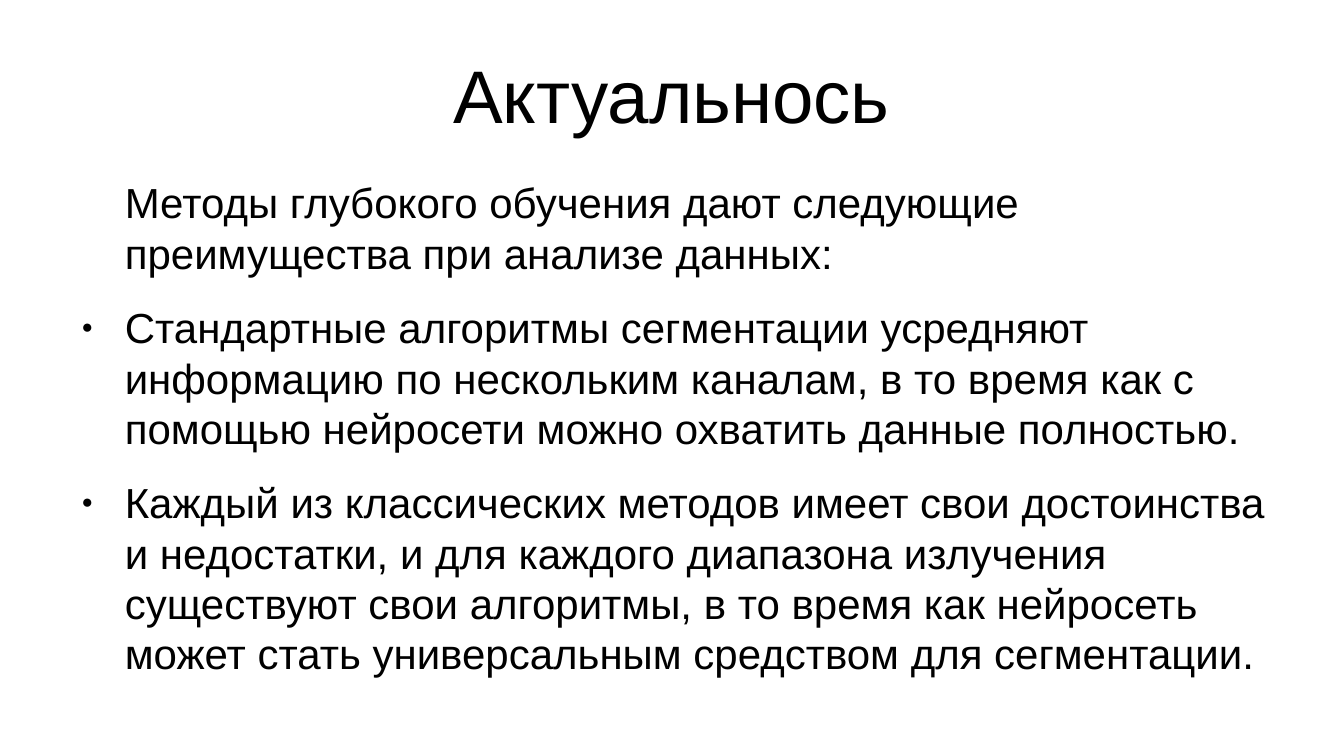
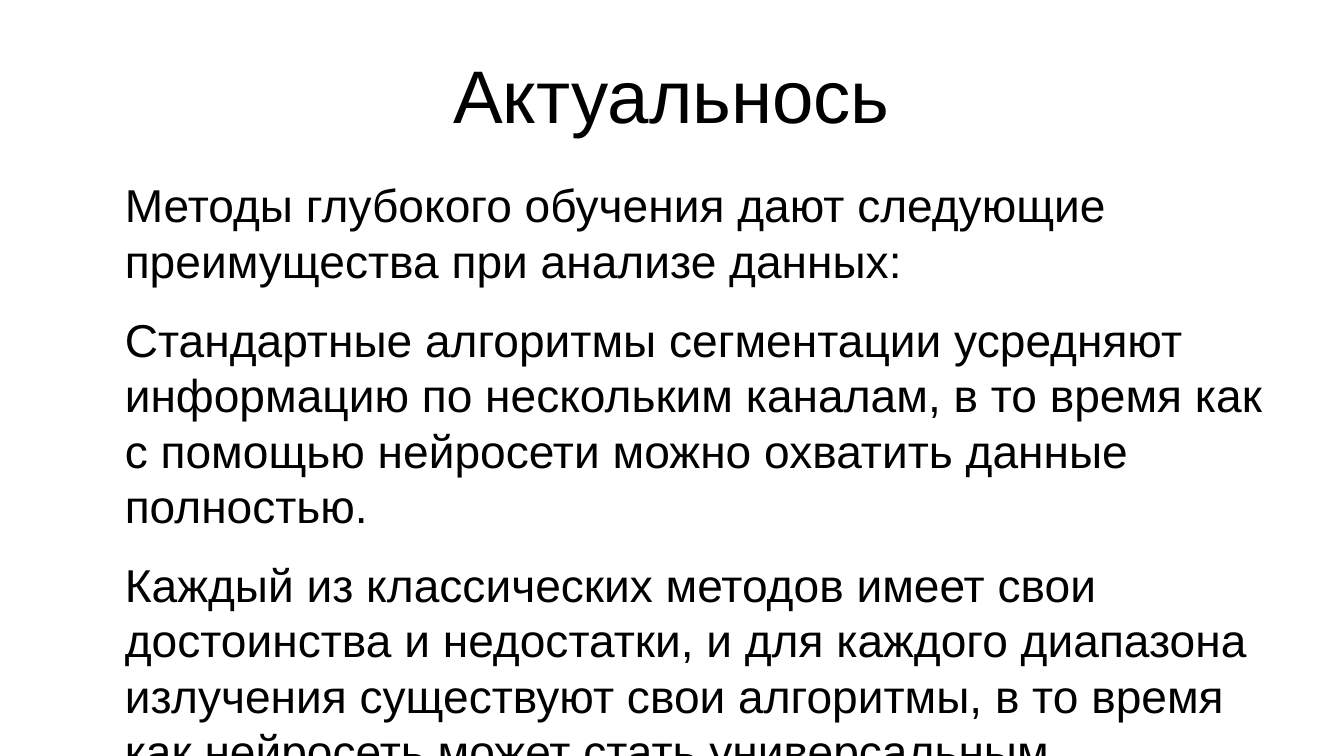
Before and after one commit to rt2122/data-segmentation-2, a slide deck: slide 4 of text/sem.odp. Drawn at 1344x756 pixels with LibreOffice and Linux fonts; fonts in the diff are those of the drawing. Boxes give left, top, right and bottom in pixels: in the first picture for what was removed or moved away, otherwise in the second. Text is boxed around its words. In the diff, an @@ line names an element or a change of style, - is before the commit and + after.

```diff
--- a/text/sem.odp
+++ b/text/sem.odp
@@ text "Методы глубокого обучения дают следующие ..." at (125,188,1262,722): size 24.8 to 27.2 pt; bullet ● to none @@
```
Also in this commit, not shown: 6 other slides changed, 10 slides added, 8 other files.
